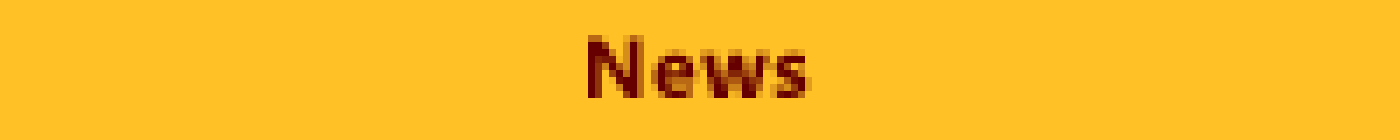
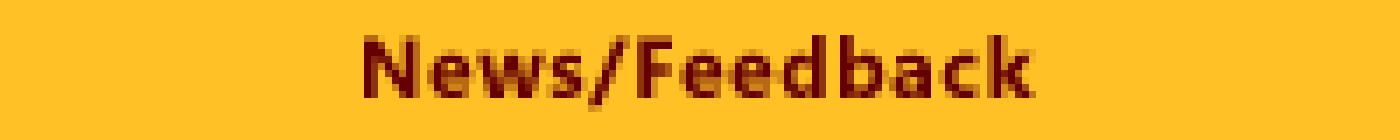
The second 1400 x 140 image is a revision of the first. Changes to its layers:
renamed "News" to "News/Feedback", painted on it over (x1=364, y1=35, x2=1036, y2=112)
